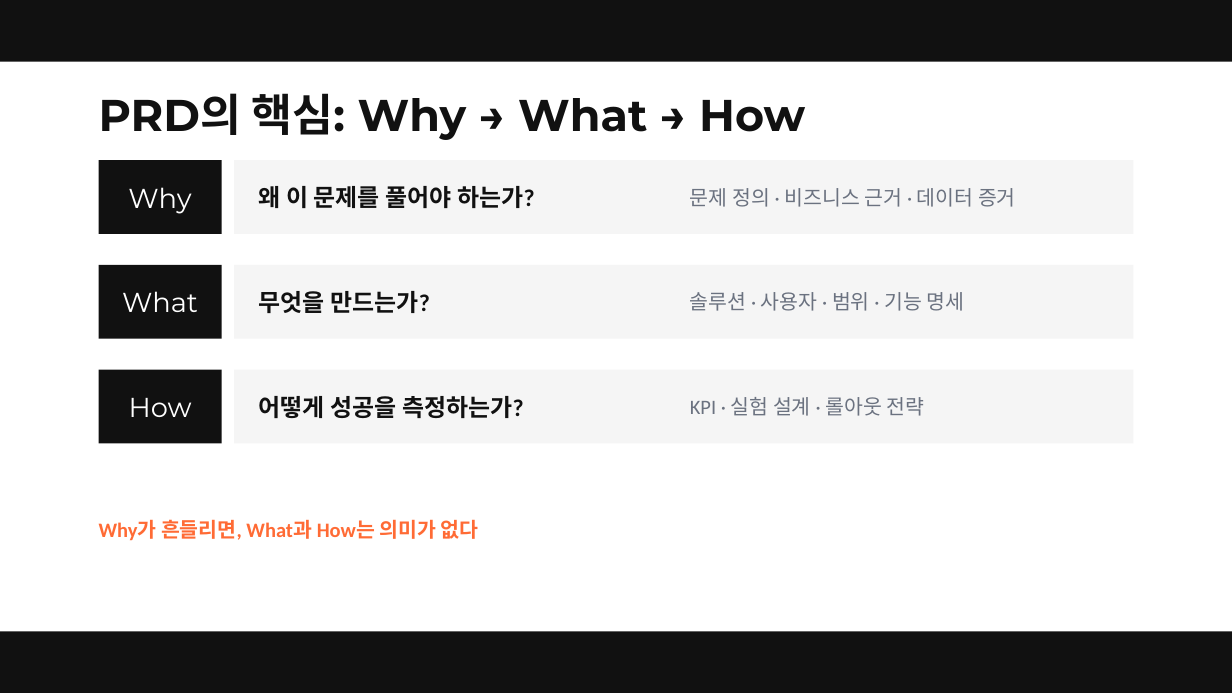
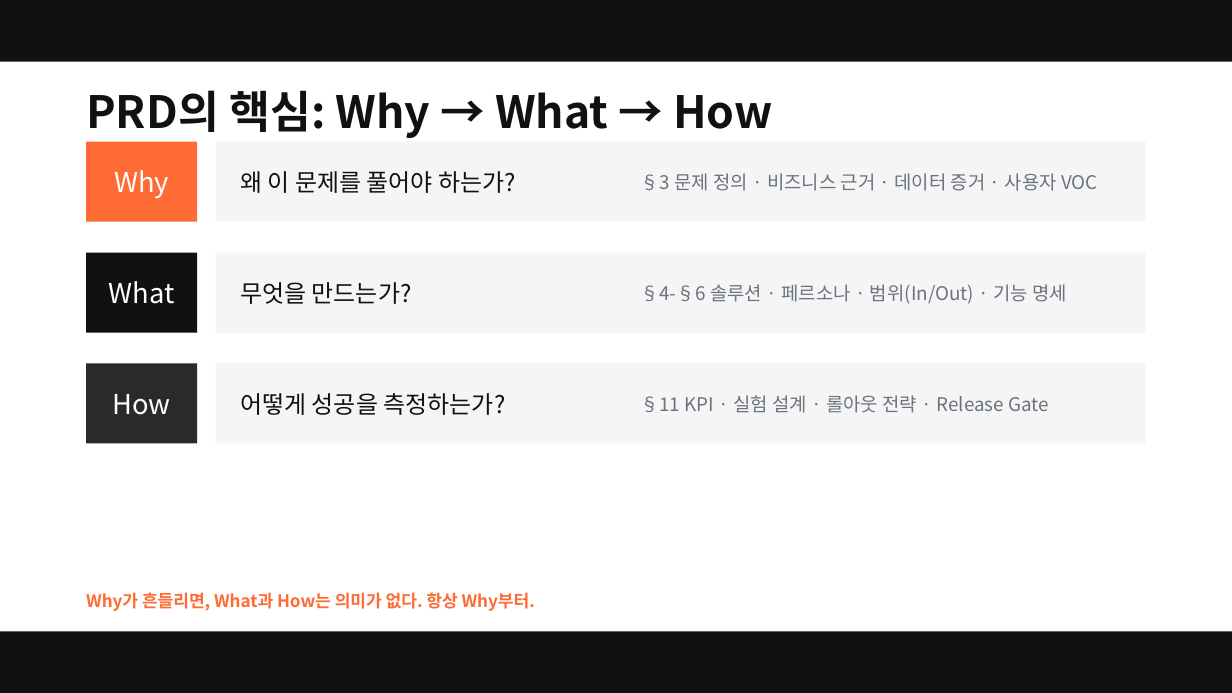
Before and after one commit to smilesjcha/ai-native-pm, a slide deck: slide 13 of projects/26Q3_Fastcampus-Lecture/assets/pptx/ai-native-pm-lecture.pptx (slide 11 before the commit). Drawn at 1232x693 pixels with LibreOffice and Linux fonts; fonts in the diff are those of the drawing. Boxes give left, top, right and bottom in pixels: in the first picture for what was removed or moved away, otherwise in the second. Text is boxed around its words. In the diff, an @@ line names an element or a change of style, - is before the commit and + after.

```diff
--- a/projects/26Q3_Fastcampus-Lecture/assets/pptx/ai-native-pm-lecture.pptx
+++ b/projects/26Q3_Fastcampus-Lecture/assets/pptx/ai-native-pm-lecture.pptx
@@ text "PRD의 핵심: Why → What ...": place and size @@
-text "PRD의 핵심: Why → What ..." at box(99, 93, 805, 140)
+text "PRD의 핵심: Why → What ..." at box(86, 90, 773, 138)
@@ font Montserrat to Noto Sans CJK KR in 4 elements at box(86, 90, 773, 138), box(113, 394, 171, 415), box(109, 281, 175, 304), box(114, 170, 169, 199) @@
@@ text "Why": place and size @@
-text "Why" at box(128, 187, 191, 214)
+text "Why" at box(114, 170, 169, 199)
@@ rectangle: place and size @@
-rectangle at box(99, 160, 222, 234)
+rectangle at box(86, 142, 197, 222)
@@ rectangle at box(86, 142, 197, 222): fill #111111 to #FF6B35 @@
@@ rectangle: place and size @@
-rectangle at box(234, 160, 1133, 234)
+rectangle at box(216, 142, 1146, 222)
@@ font Calibri to Noto Sans CJK KR, bold off in 3 elements at box(240, 393, 506, 415), box(240, 282, 412, 304), box(240, 171, 516, 193) @@
@@ text "왜 이 문제를 풀어야 하는가?": place and size @@
-text "왜 이 문제를 풀어야 하는가?" at box(259, 186, 535, 208)
+text "왜 이 문제를 풀어야 하는가?" at box(240, 171, 516, 193)
@@ text at box(641, 173, 1098, 191): text changed; size 12 to 11 pt; font Calibri to Noto Sans CJK KR @@
-문제 정의 · 비즈니스 근거 · 데이터 증거
+§3 문제 정의 · 비즈니스 근거 · 데이터 증거 · 사용자 VOC
@@ text "What": place and size @@
-text "What" at box(122, 291, 198, 312)
+text "What" at box(109, 281, 175, 304)
@@ rectangle: place and size @@
-rectangle at box(99, 265, 222, 339)
+rectangle at box(86, 253, 197, 333)
@@ rectangle: place and size @@
-rectangle at box(234, 265, 1133, 339)
+rectangle at box(216, 253, 1146, 333)
@@ text "무엇을 만드는가?": place and size @@
-text "무엇을 만드는가?" at box(259, 291, 430, 313)
+text "무엇을 만드는가?" at box(240, 282, 412, 304)
@@ text at box(641, 284, 1067, 304): text changed; size 12 to 11 pt; font Calibri to Noto Sans CJK KR @@
-솔루션 · 사용자 · 범위 · 기능 명세
+§4-§6 솔루션 · 페르소나 · 범위(In/Out) · 기능 명세
@@ text "How": place and size @@
-text "How" at box(129, 398, 192, 417)
+text "How" at box(113, 394, 171, 415)
@@ rectangle: place and size @@
-rectangle at box(99, 370, 222, 444)
+rectangle at box(86, 363, 197, 444)
@@ rectangle at box(86, 363, 197, 444): fill #111111 to #2A2A2A @@
@@ rectangle: place and size @@
-rectangle at box(234, 370, 1133, 444)
+rectangle at box(216, 363, 1146, 444)
@@ text "어떻게 성공을 측정하는가?": place and size @@
-text "어떻게 성공을 측정하는가?" at box(259, 396, 524, 418)
+text "어떻게 성공을 측정하는가?" at box(240, 393, 506, 415)
@@ text at box(641, 395, 1049, 413): text changed; size 12 to 11 pt; font Calibri to Noto Sans CJK KR @@
-KPI · 실험 설계 · 롤아웃 전략
+§11 KPI · 실험 설계 · 롤아웃 전략 · Release Gate
@@ text at box(86, 592, 535, 611): text changed; size 12 to 10 pt; font Calibri to Noto Sans CJK KR @@
-Why가 흔들리면, What과 How는 의미가 없다
+Why가 흔들리면, What과 How는 의미가 없다. 항상 Why부터.
```
Also in this commit, not shown: 25 other slides changed, 7 slides added, 1 other file.
